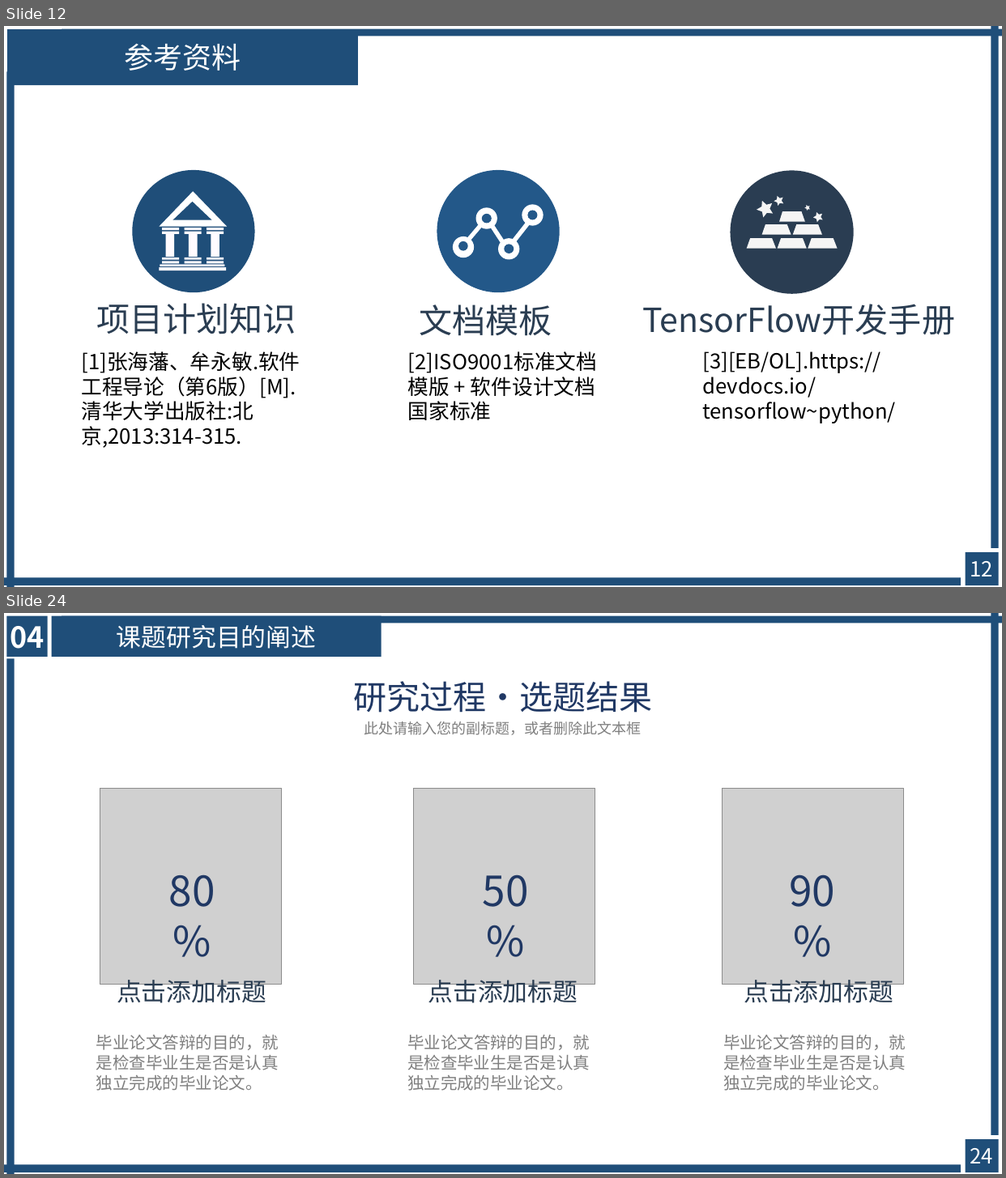
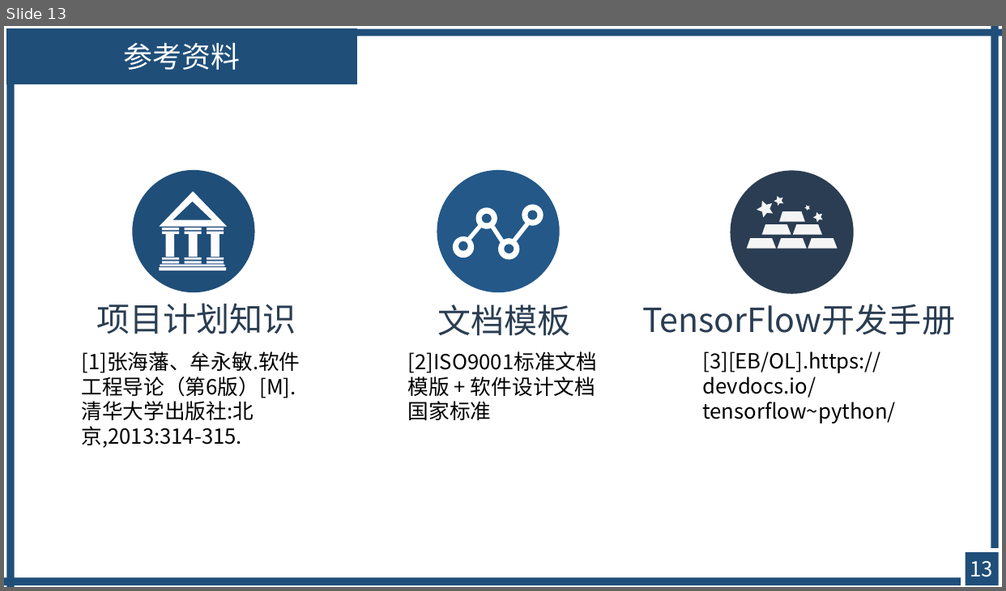
Before and after one commit to avgstuBoboge/SE2020-document, a slide deck: ppt/SE2020-G16-项目计划.ppt. Shown one above the other, each under a label of ours: slides 12 and 24 before the commit, slide 13 after it; the slides between them are not shown. The pictures are 1006x1178 and 1006x591 pixels, drawn with LibreOffice and Linux fonts; fonts in the diff are those of the drawing; grey boxes stand for pictures. Boxes give left, top, right and bottom in pixels: in the first picture for what was removed or moved away, otherwise in the second. Text is boxed around its words. In the diff, an @@ line names an element or a change of style, - is before the commit and + after.

```diff
--- a/ppt/SE2020-G16-项目计划.ppt
+++ b/ppt/SE2020-G16-项目计划.ppt
@@ slide 24 removed at <box>4,613,1002,1174</box>, background #FFFFFF @@
@@ rectangle removed at <box>7,616,48,657</box> @@
-04
@@ rectangle removed at <box>52,616,381,657</box> @@
-课题研究目的阐述
@@ rectangle removed at <box>62,616,1001,624</box> @@
@@ rectangle removed at <box>991,613,998,1135</box> @@
@@ rectangle removed at <box>6,658,14,1174</box> @@
@@ text removed at <box>353,681,653,713</box> @@
-研究过程·选题结果
@@ text removed at <box>364,722,641,735</box> @@
-此处请输入您的副标题，或者删除此文本框
@@ picture removed at <box>100,788,282,984</box> @@
@@ picture removed at <box>413,788,595,984</box> @@
@@ picture removed at <box>722,788,904,984</box> @@
@@ text removed at <box>169,875,215,907</box> @@
-80%
@@ text removed at <box>483,875,529,907</box> @@
-50%
@@ text removed at <box>789,875,835,907</box> @@
-90%
@@ text removed at <box>117,980,266,1007</box> @@
-点击添加标题
@@ text removed at <box>428,980,577,1008</box> @@
-点击添加标题
@@ text removed at <box>744,980,893,1007</box> @@
-点击添加标题
@@ text removed at <box>96,1035,279,1091</box> @@
-毕业论文答辩的目的，就是检查毕业生是否是认真独立完成的毕业论文。
@@ text removed at <box>407,1035,590,1091</box> @@
-毕业论文答辩的目的，就是检查毕业生是否是认真独立完成的毕业论文。
@@ text removed at <box>723,1035,906,1091</box> @@
-毕业论文答辩的目的，就是检查毕业生是否是认真独立完成的毕业论文。
@@ rectangle removed at <box>965,1139,997,1172</box> @@
@@ rectangle removed at <box>4,1165,960,1173</box> @@
@@ page number removed at <box>970,1148,994,1164</box> @@
-24
@@ what was slide 12 is now slide 13 @@
@@ slide 13 changed as well @@
@@ text "文档模板": place and size @@
-text "文档模板" at <box>419,305,552,336</box>
+text "文档模板" at <box>437,305,570,336</box>
@@ text "文档模板" at <box>437,305,570,336</box>: indent changed @@
@@ page number at <box>970,561,994,578</box>: text changed @@
-12
+13
```
Also in this commit, not shown: 5 other slides changed, 1 slide added, 12 other slides removed.
